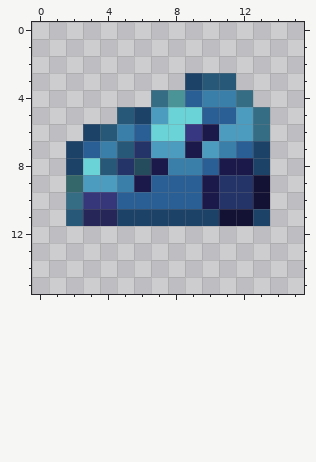
Two states of a pixel-art sprite, items/generic/food/bluecheese.png. Above: the version before the commit.
The file is 16x16 pixels.
Now the later version:
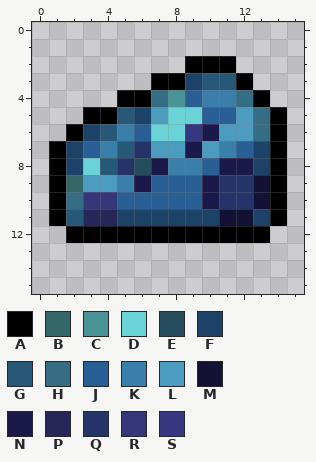
Palette (. is transparent): A #000000  B #346769  C #4a9396  D #6ad3d7  E #254c5d  F #1d4268  G #285877  H #356d85  J #295f95  K #3a7eaa  L #4c9cbf  M #131134  N #1b194a  P #262659  Q #243468  R #36367a  S #373680
Difference:
Changed rows in their new state; - is an unchanged pixel.
first column x 1:
 2 --------AAA---
 3 ------AA---A--
 4 ----AA------A-
 5 --AA---------A
 6 -A-----------A
 7 A------------A
 8 A------------A
 9 A------------A
10 A------------A
11 A------------A
12 -AAAAAAAAAAAA-
